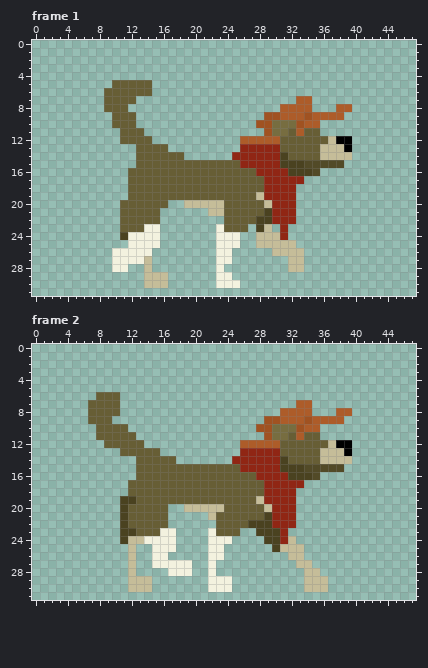
Edited in one commit: pixel-art file (ChonkyDonkey/Assets/Resources/Sprites/player/player_move.aseprite). The picture above was drawn from the file before the commit.
48x32 pixels, 8 frames. Shown: frame 1, frame 2. The commit also changed other frames, which this record leaves out.
And afterwards:
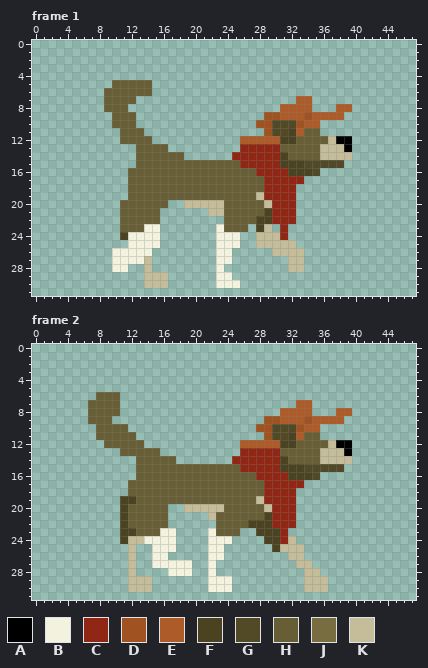
Palette (. is transparent): A #000000  B #f3f2df  C #902614  D #a05221  E #ad5c29  F #4a4220  G #524a27  H #675e35  J #776d40  K #c5bd99
The edit:
Changed rows in their new state; - is an unchanged pixel.
Frame 1, layer "cloth":
first column x 30:
10 GGG
11 GGF
12 -FF
Frame 2, layer "cloth": the same change as frame 1
Boxes around the changes in both pictures, in picture pixels (x1, y1, x2, y2):
changed: (272, 120, 296, 144)
changed: (272, 424, 296, 448)
